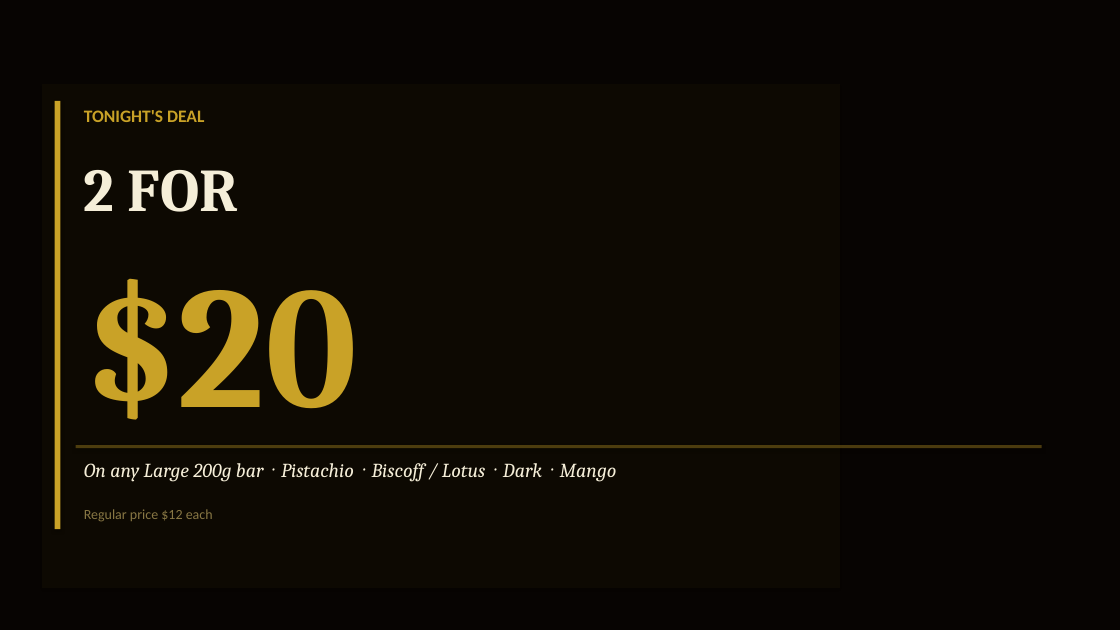
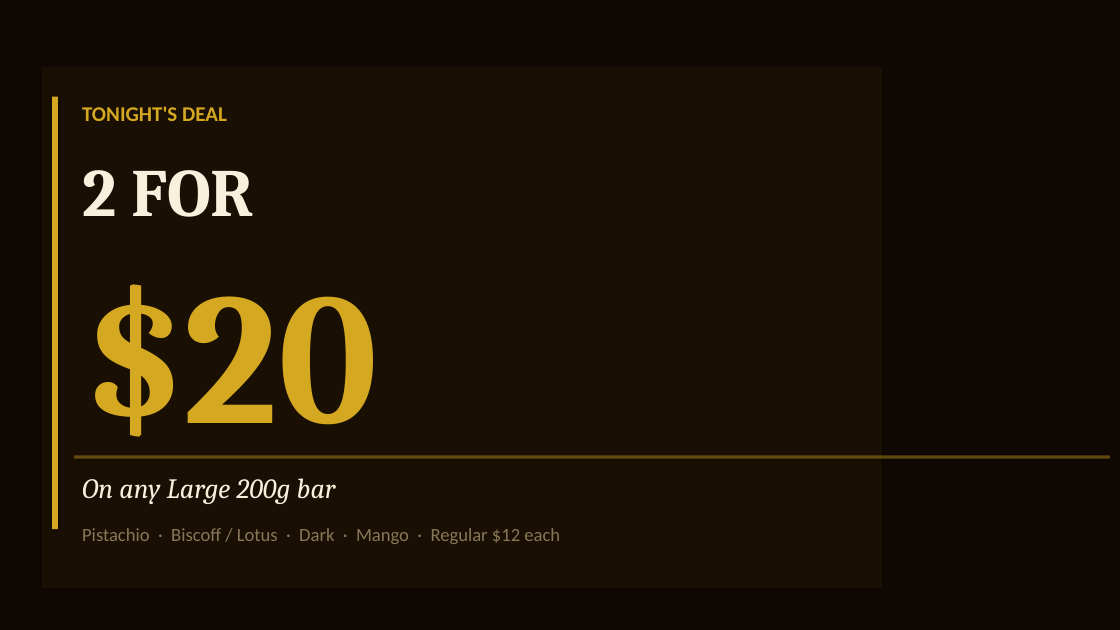
Before and after one commit to mnfadawi/hi, a slide deck: slide 5 of sahara-bites-fun-fair.pptx. Drawn at 1120x630 pixels with LibreOffice and Linux fonts; fonts in the diff are those of the drawing. Boxes give left, top, right and bottom in pixels: in the first picture for what was removed or moved away, otherwise in the second. Text is boxed around its words. In the diff, an @@ line names an element or a change of style, - is before the commit and + after.

```diff
--- a/sahara-bites-fun-fair.pptx
+++ b/sahara-bites-fun-fair.pptx
@@ background #070402 to #100803 @@
@@ rectangle: place and size @@
-rectangle at (42, 84, 840, 588)
+rectangle at (42, 67, 882, 588)
@@ rectangle at (42, 67, 882, 588): fill #C9A227 at 4% opacity to #D4A820 at 5% opacity @@
@@ rectangle: place and size @@
-rectangle at (55, 101, 60, 529)
+rectangle at (52, 97, 58, 529)
@@ rectangle at (52, 97, 58, 529): fill #C9A227 to #D4A820 @@
@@ text "TONIGHT'S DEAL" at (82, 106, 227, 121): size 15 to 18 pt, text colour #C9A227 to #D4A820 @@
@@ text "2 FOR" at (82, 170, 254, 217): size 52 to 58 pt, text colour #F5EED8 to #F8F0DC @@
@@ text "$20" at (82, 284, 377, 459): size 148 to 160 pt, text colour #C9A227 to #D4A820 @@
@@ rectangle: place and size @@
-rectangle at (76, 445, 1042, 449)
+rectangle at (74, 455, 1110, 459)
@@ rectangle at (74, 455, 1110, 459): fill #C9A227 at 35% opacity to #D4A820 at 40% opacity @@
@@ text at (82, 478, 336, 504): text changed; size 17 to 24 pt; text colour #F5EED8 to #F8F0DC @@
-On any Large 200g bar · Pistachio · Biscoff / Lotus · Dark · Mango
+On any Large 200g bar
@@ text at (82, 528, 560, 544): text changed; size 12 to 16 pt; text colour #887744 to #887858 @@
-Regular price $12 each
+Pistachio · Biscoff / Lotus · Dark · Mango · Regular $12 each
```
Also in this commit, not shown: 6 other slides changed, 1 slide removed.
